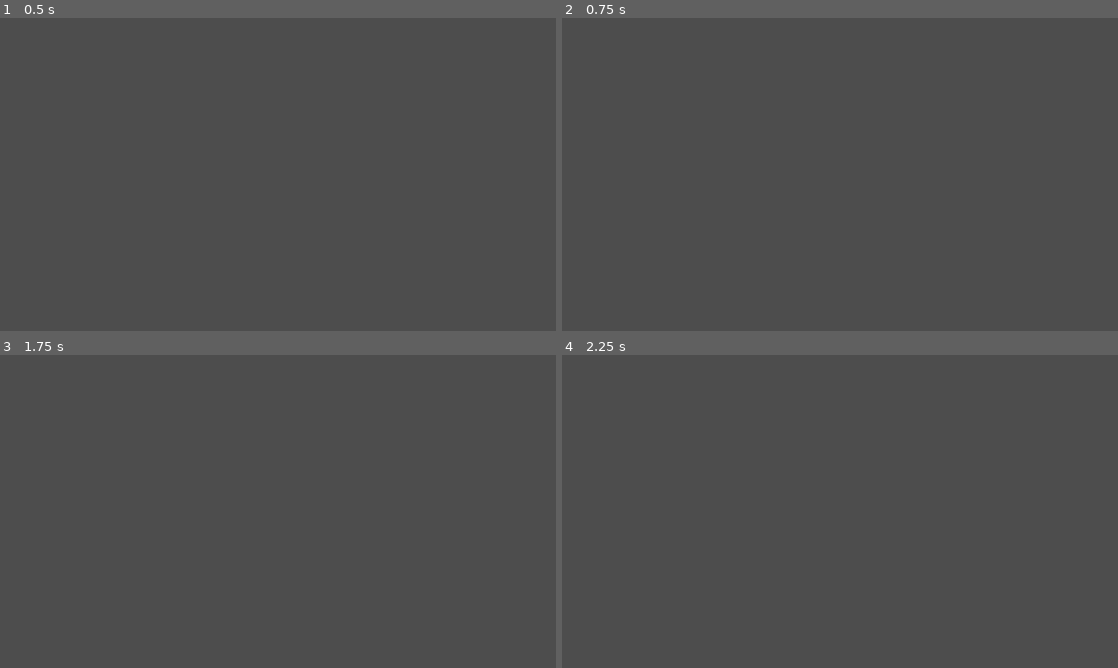
Above: before the commit, frames 1-4 (two rows, left to right).
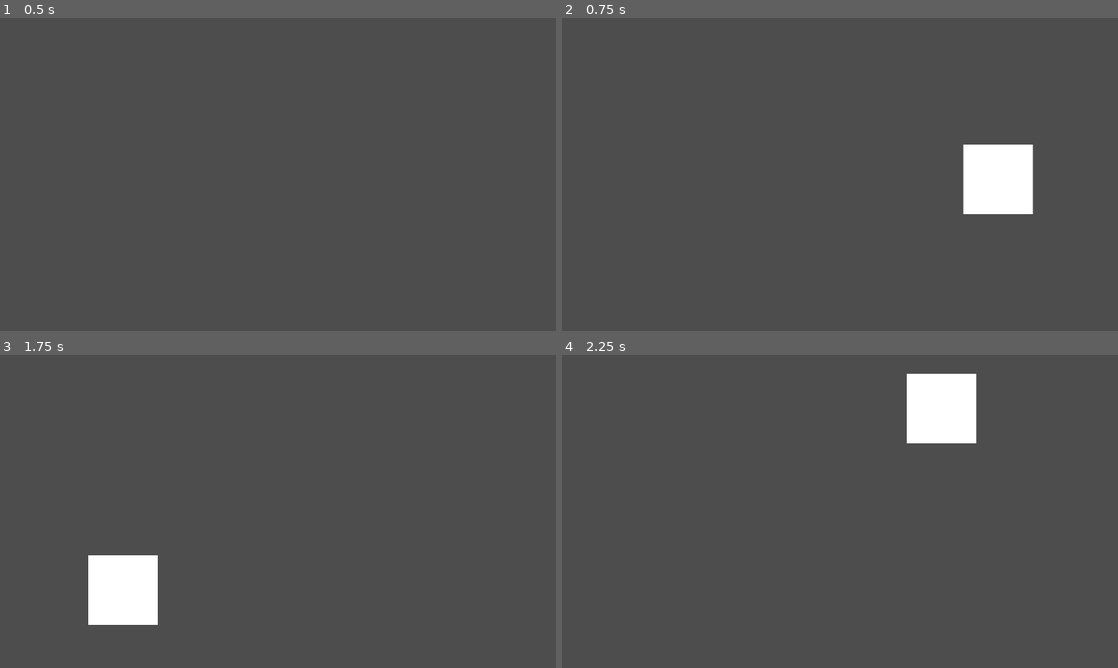
Above: after the commit, the same moments.

Repository: s29741-pj/SGD_DropPod
Game: Godot game, scene res://scenes/main.tscn
Same seed, same stepped clock (60 frames per second), same inputs: the game is played once before the commit and once after it.
Inputs (mouse positions are in pixels of both pictures, inside the frame that each line leads up to):
- Up to frame 1 (0.5 s): no input
- Up to frame 2 (0.75 s): tap Enter (ui_accept) at 0.5 s; move the mouse to (962, 158) at 0.52 s; hold Right (ui_right) from 0.53 s (still down); hold Enter (ui_accept) from 0.53 s (still down); click (962, 158) at 0.6 s
- Up to frame 3 (1.75 s): keep holding Right (ui_right); move the mouse to (166, 527) at 1.27 s; release Enter (ui_accept) at 1.28 s; tap Enter (ui_accept) at 1.35, 1.52 s; click (166, 527) at 1.55 s
- Up to frame 4 (2.25 s): tap Enter (ui_accept) at 1.82 s; move the mouse to (895, 442) at 2.02 s; release Right (ui_right) at 2.03 s; hold Left (ui_left) from 2.03 s (still down); hold Enter (ui_accept) from 2.03 s (still down); click (895, 442) at 2.1 s

Frame 1 is identical in both runs. In frame 2, 2.8% of the frame differs, in the area x 72-85%, y 40-63%; in frame 3, 2.8%; in frame 4, 2.8%.

Commit message:
shooting, muzzle flash

Diff:
--- /dev/null
+++ b/color_rect.gd
@@ -0,0 +1,5 @@
+extends ColorRect
+
+func _ready():
+	await get_tree().create_timer(0.05).timeout
+	queue_free()
--- a/project.godot
+++ b/project.godot
@@ -21,6 +21,14 @@
 window/size/viewport_height=180
 window/stretch/mode="canvas_items"
 
+[input]
+
+ui_primary={
+"deadzone": 0.2,
+"events": [Object(InputEventMouseButton,"resource_local_to_scene":false,"resource_name":"","device":-1,"window_id":0,"alt_pressed":false,"shift_pressed":false,"ctrl_pressed":false,"meta_pressed":false,"button_mask":0,"position":Vector2(0, 0),"global_position":Vector2(0, 0),"factor":1.0,"button_index":1,"canceled":false,"pressed":false,"double_click":false,"script":null)
+]
+}
+
 [physics]
 
 3d/physics_engine="Jolt Physics"
--- /dev/null
+++ b/scenes/bullet.gd
@@ -0,0 +1,12 @@
+extends Area2D
+
+const SPEED = 600.0
+var direction = Vector2.ZERO
+
+func _ready():
+	# Usuń pocisk po 2 sekundach
+	await get_tree().create_timer(2.0).timeout
+	queue_free()
+
+func _process(delta):
+	position += direction * SPEED * delta
--- /dev/null
+++ b/scenes/bullet.tscn
@@ -0,0 +1,17 @@
+[gd_scene format=3 uid="uid://dcfurxm5arnj1"]
+
+[ext_resource type="Script" uid="uid://ch245kisbdere" path="res://scenes/bullet.gd" id="1_mkf8s"]
+
+[sub_resource type="CircleShape2D" id="CircleShape2D_h1aey"]
+radius = 3.0
+
+[node name="Bullet" type="Area2D" unique_id=1379702549]
+script = ExtResource("1_mkf8s")
+
+[node name="CollisionShape2D" type="CollisionShape2D" parent="." unique_id=495124126]
+shape = SubResource("CircleShape2D_h1aey")
+
+[node name="ColorRect" type="ColorRect" parent="." unique_id=1820393424]
+custom_minimum_size = Vector2(6, 6)
+offset_right = 40.0
+offset_bottom = 40.0
--- a/scenes/main.tscn
+++ b/scenes/main.tscn
@@ -2,6 +2,8 @@
 
 [ext_resource type="PackedScene" uid="uid://c603il6hrnfdt" path="res://scenes/player.tscn" id="1_o5qli"]
 [ext_resource type="Script" uid="uid://bt1600e1spt7k" path="res://scenes/player.gd" id="2_0wfyh"]
+[ext_resource type="PackedScene" uid="uid://dcfurxm5arnj1" path="res://scenes/bullet.tscn" id="3_sugp2"]
+[ext_resource type="PackedScene" uid="uid://dd3f308rvmq4n" path="res://scenes/muzzle_flash.tscn" id="4_jyhfs"]
 
 [sub_resource type="RectangleShape2D" id="RectangleShape2D_0wfyh"]
 size = Vector2(640, 32)
@@ -12,6 +14,8 @@
 
 [node name="Player" parent="." unique_id=1675319849 instance=ExtResource("1_o5qli")]
 script = ExtResource("2_0wfyh")
+bullet_scene = ExtResource("3_sugp2")
+muzzle_flash_scene = ExtResource("4_jyhfs")
 
 [node name="Camera2D" type="Camera2D" parent="Player" unique_id=985269263]
 position_smoothing_enabled = true
--- /dev/null
+++ b/scenes/muzzle_flash.tscn
@@ -0,0 +1,14 @@
+[gd_scene format=3 uid="uid://dd3f308rvmq4n"]
+
+[ext_resource type="Script" uid="uid://bjy2n2jbk3epe" path="res://color_rect.gd" id="1_r2kf7"]
+
+[node name="MuzzleFlash" type="Node2D" unique_id=597151771]
+
+[node name="ColorRect" type="ColorRect" parent="." unique_id=1155456654]
+custom_minimum_size = Vector2(8, 8)
+offset_left = -4.0
+offset_top = -4.0
+offset_right = 36.0
+offset_bottom = 36.0
+color = Color(1, 0.84313726, 0, 1)
+script = ExtResource("1_r2kf7")
--- a/scenes/player.gd
+++ b/scenes/player.gd
@@ -1,4 +1,7 @@
 extends CharacterBody2D
+
+@export var bullet_scene: PackedScene
+@export var muzzle_flash_scene: PackedScene
 
 const SPEED = 180.0
 const JUMP_VELOCITY = -380.0
@@ -8,37 +11,46 @@
 const FUEL_DRAIN = 40.0
 const FUEL_REFILL = 30.0
 
+
+var can_shoot = true
+const SHOOT_COOLDOWN = 0.3
 var fuel = FUEL_MAX
 
 func _physics_process(delta):
-	# Grawitacja
 	if not is_on_floor():
 		velocity.y += GRAVITY * delta
 
-	# Skok z podłogi
 	if Input.is_action_just_pressed("ui_accept") and is_on_floor():
 		velocity.y = JUMP_VELOCITY
 
-	# Jetpack w powietrzu
-	#if Input.is_action_pressed("ui_accept") and not is_on_floor() and fuel > 0:
-		#velocity.y += JETPACK_FORCE * delta
-		#fuel -= FUEL_DRAIN * delta
-
-	# Jetpack – impulsowy
 	if Input.is_action_just_pressed("ui_accept") and not is_on_floor() and fuel > 30:
 		velocity.y = JUMP_VELOCITY * 0.7
 		fuel -= 30.0
 
-	# Uzupełnianie paliwa na podłodze
 	if is_on_floor():
 		fuel = min(fuel + FUEL_REFILL * delta, FUEL_MAX)
 
-	# Ruch lewo/prawo
 	var direction = Input.get_axis("ui_left", "ui_right")
 	if direction != 0:
 		velocity.x = direction * SPEED
 	else:
 		velocity.x = move_toward(velocity.x, 0, SPEED)
 
+	if Input.is_action_just_pressed("ui_primary"):
+		shoot()
+
 	move_and_slide()
-	print(snappedf(fuel, 0.1))
+
+func shoot():
+	if not can_shoot:
+		return
+	can_shoot = false
+	var bullet = bullet_scene.instantiate()
+	bullet.position = global_position
+	bullet.direction = (get_global_mouse_position() - global_position).normalized()
+	get_parent().add_child(bullet)
+	var flash = muzzle_flash_scene.instantiate()
+	flash.position = global_position
+	get_parent().add_child(flash)
+	await get_tree().create_timer(SHOOT_COOLDOWN).timeout
+	can_shoot = true
Not shown, added: color_rect.gd.uid
Not shown, added: scenes/bullet.gd.uid
